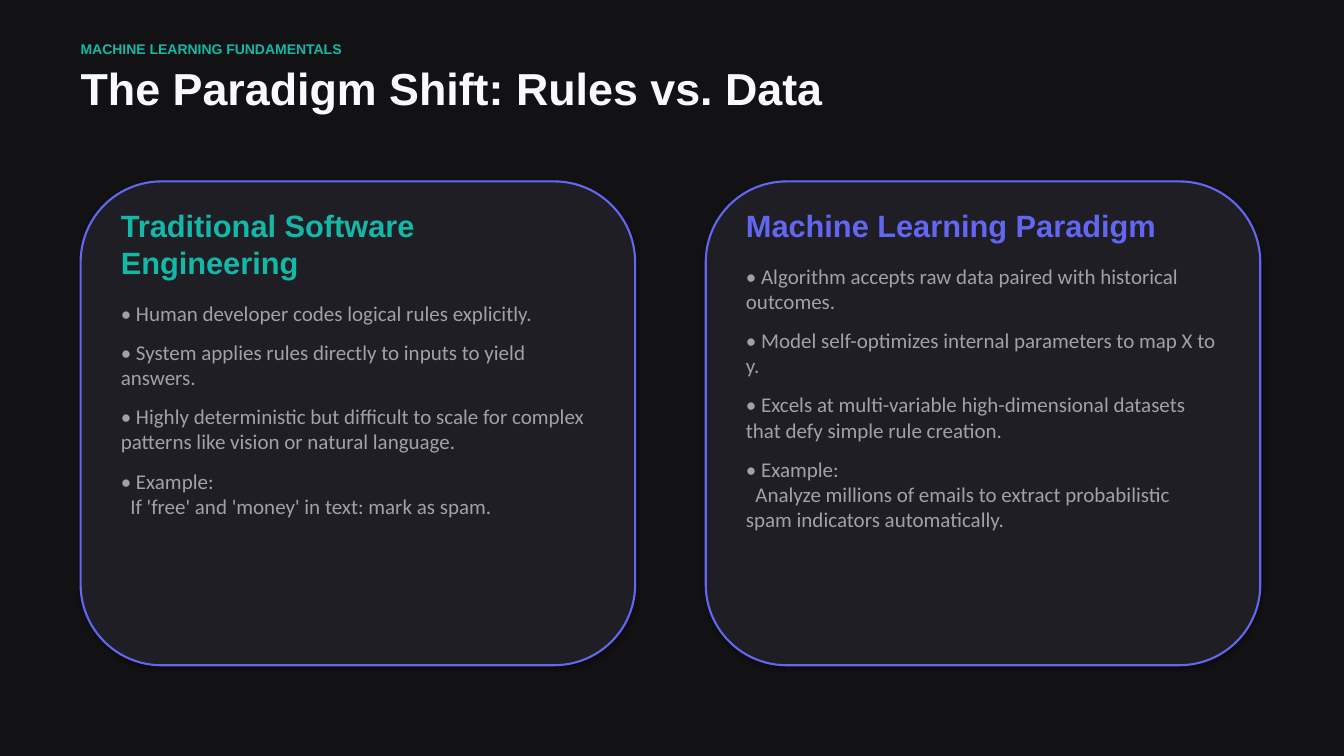
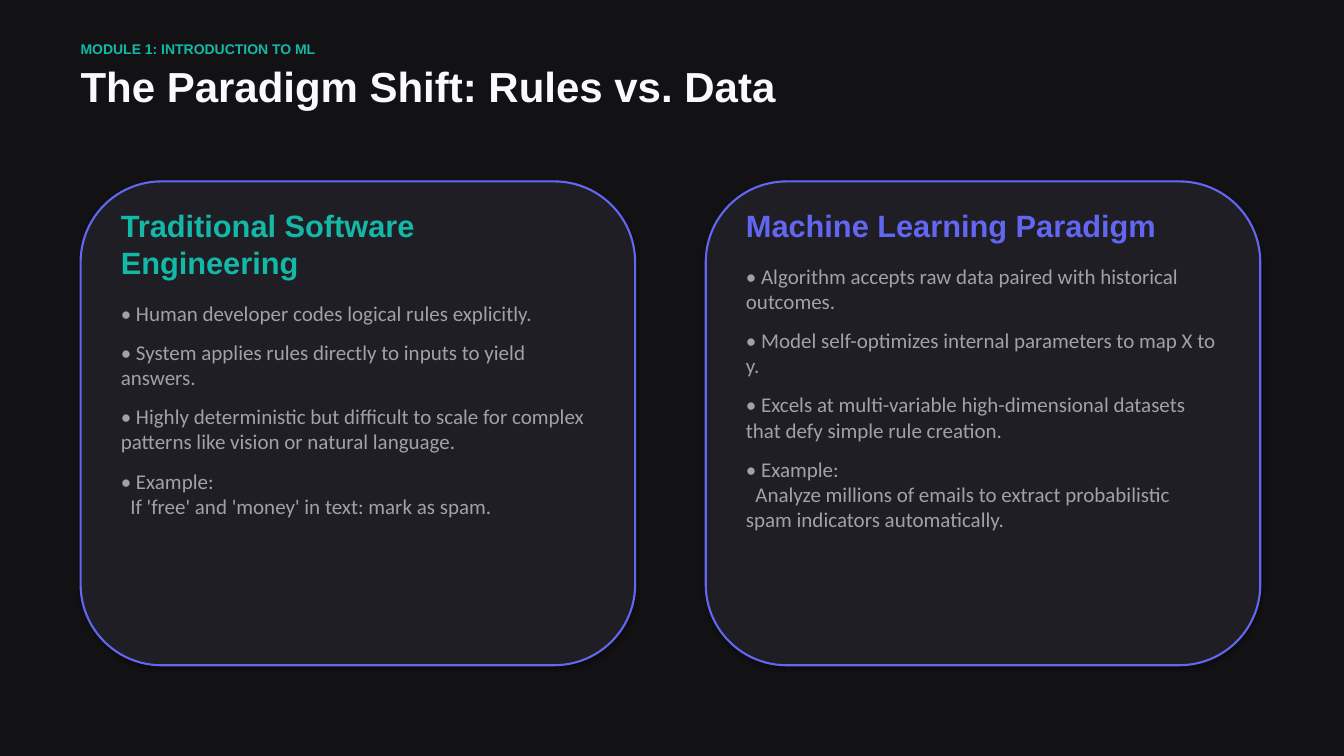
Before and after one commit to vdonthireddy/ai-course, a slide deck: slide 2 of machine_learning_fundamentals.pptx. Drawn at 1344x756 pixels with LibreOffice and Linux fonts; fonts in the diff are those of the drawing. Boxes give left, top, right and bottom in pixels: in the first picture for what was removed or moved away, otherwise in the second. Text is boxed around its words. In the diff, an @@ line names an element or a change of style, - is before the commit and + after.

Commit message:
feat: expand ML presentation to 21 slides covering all modules, scratch code, LLM chapters, and mathematical glossary with auto-scaled plots

```diff
--- a/machine_learning_fundamentals.pptx
+++ b/machine_learning_fundamentals.pptx
@@ text at (x1=81, y1=44, x2=315, y2=54): text changed @@
-MACHINE LEARNING FUNDAMENTALS
+MODULE 1: INTRODUCTION TO ML
@@ text "The Paradigm Shift: Rules vs. ..." at (x1=81, y1=71, x2=775, y2=110): size 32 to 30 pt @@
```
Also in this commit, not shown: 5 other slides changed, 15 slides added, 4 slides removed, 1 other file.
